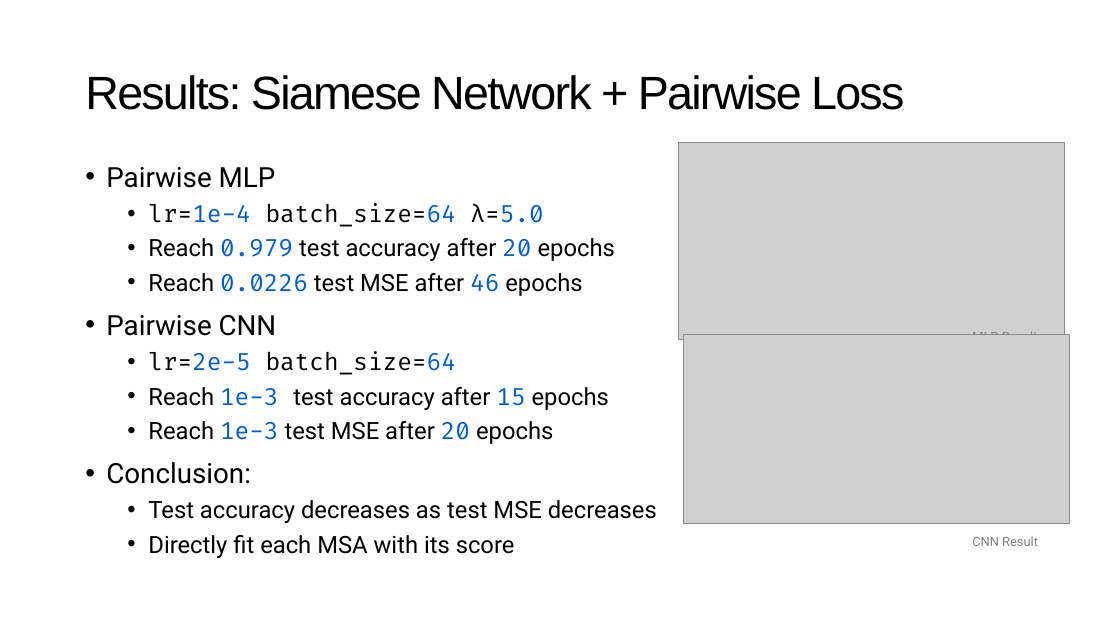
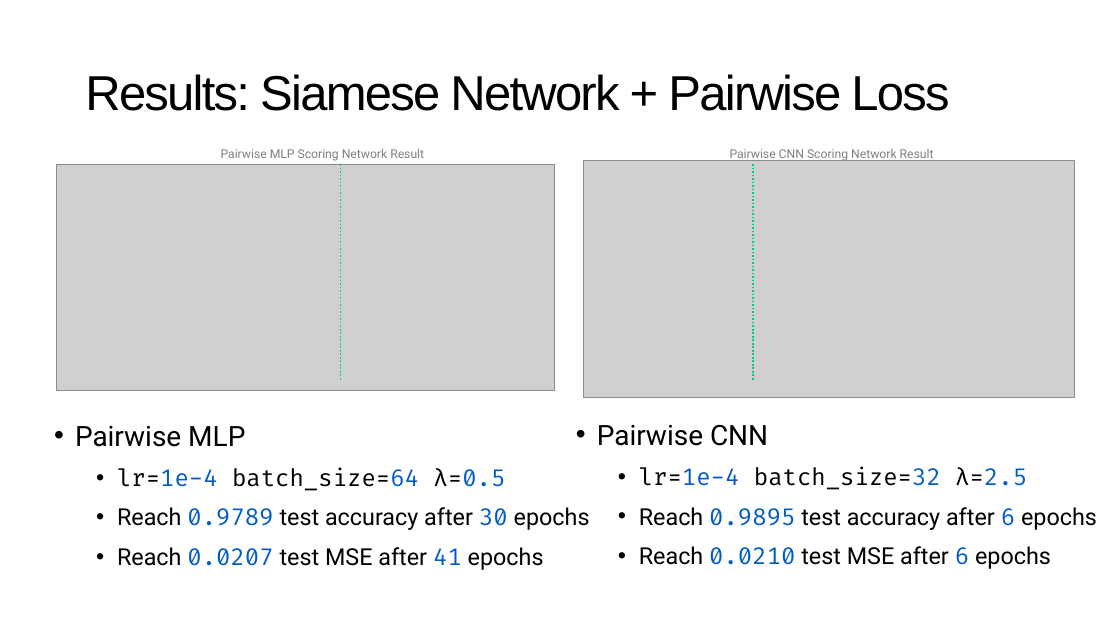
Before and after one commit to NaiL23/ShanghaiTech-CS177H-MSA-Scoring, a slide deck: slide 14 of report/presentation.pptx (slide 12 before the commit). Drawn at 1120x630 pixels with LibreOffice and Linux fonts; fonts in the diff are those of the drawing; grey boxes stand for pictures; background and template pictures are left out. Boxes give left, top, right and bottom in pixels: in the first picture for what was removed or moved away, otherwise in the second. Text is boxed around its words. In the diff, an @@ line names an element or a change of style, - is before the commit and + after.

```diff
--- a/report/presentation.pptx
+++ b/report/presentation.pptx
@@ title "Results: Siamese Network + Pairwise ..." at (85,74,949,111): size 40 to 42 pt @@
@@ text added at (221,149,424,161), 10.5 pt, text #808080 @@
+Pairwise MLP Scoring Network Result
@@ text added at (730,149,934,162), 10.5 pt, text #808080 @@
+Pairwise CNN Scoring Network Result
@@ picture added at (56,164,555,391) @@
@@ line added from (341, 164) to (341, 381), #00CA90 1.5 pt dashed @@
@@ picture: place and size @@
-picture at (679,142,1065,339)
+picture at (584,160,1075,398)
@@ line added from (754, 164) to (754, 381), #00CA90 1.5 pt dashed @@
@@ picture removed at (683,334,1070,524) @@
@@ text removed at (972,331,1038,335) @@
-MLP Result
@@ text "Pairwise MLP": place and size @@
-text "Pairwise MLP" at (106,167,657,558)
+text "Pairwise MLP" at (75,426,590,570)
@@ text at (75,426,245,447): size 23.8 to 24 pt in "Pairwise MLP"; line spacing 1 to 1.2 @@
@@ text added at (597,424,1097,569), 20 pt, text #000000 @@
+• Pairwise CNN
+  • lr=1e-4 batch_size=32 λ=2.5
+  • Reach 0.9895 test accuracy after 6 epochs
+  • Reach 0.0210 test MSE after 6 epochs
@@ text at (117,467,590,570): text changed; size 20.4 to 20 pt @@
-  • lr=1e-4 batch_size=64 λ=5.0
-  • Reach 0.979 test accuracy after 20 epochs
-  • Reach 0.0226 test MSE after 46 epochs
-• Pairwise CNN
-  • lr=2e-5 batch_size=64
-  • Reach 1e-3 test accuracy after 15 epochs
-  • Reach 1e-3 test MSE after 20 epochs
-• Conclusion:
-  • Test accuracy decreases as test MSE decreases
-  • Directly fit each MSA with its score
+  • lr=1e-4 batch_size=64 λ=0.5
+  • Reach 0.9789 test accuracy after 30 epochs
+  • Reach 0.0207 test MSE after 41 epochs
@@ text removed at (972,536,1038,546) @@
-CNN Result
```
Also in this commit, not shown: 8 other slides changed, 6 slides added, 1 slide removed, 4 other files.
